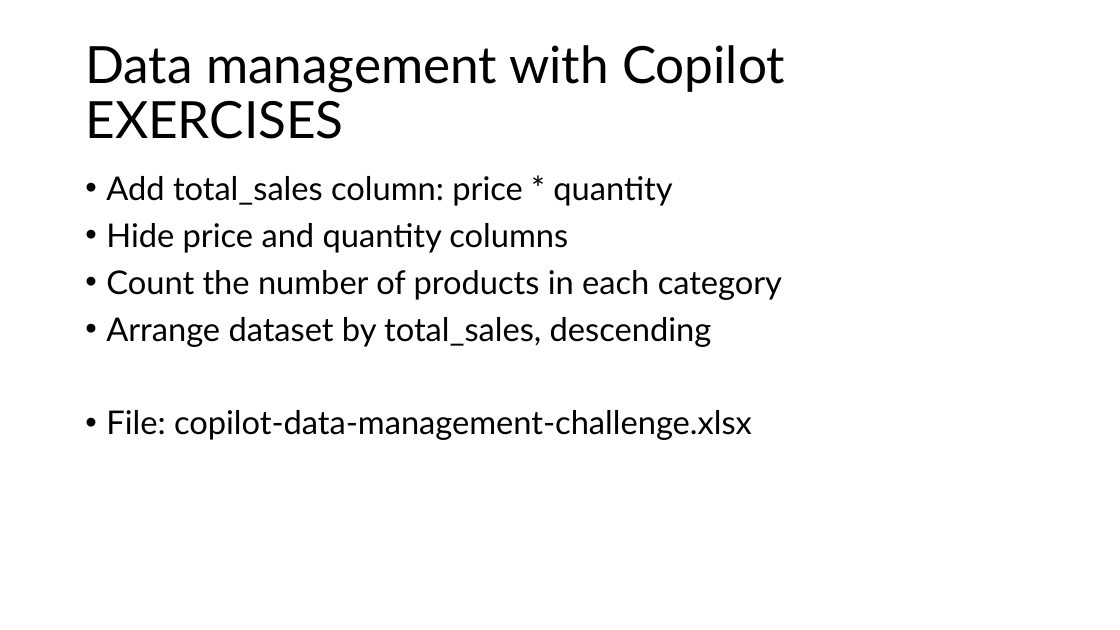
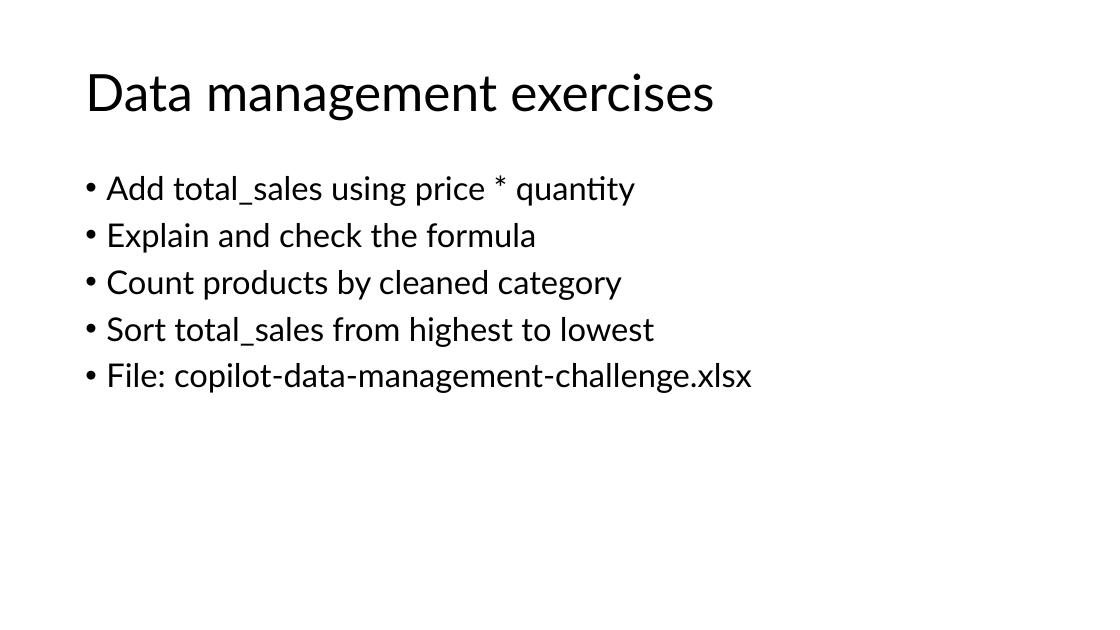
Before and after one commit to stringfestdata/complianceiq-intro-to-copilot-in-excel, a slide deck: slide 10 of complianceiq-intro-to-copilot-in-excel.pptx (slide 9 before the commit). Drawn at 1120x630 pixels with LibreOffice and Linux fonts; fonts in the diff are those of the drawing. Boxes give left, top, right and bottom in pixels: in the first picture for what was removed or moved away, otherwise in the second. Text is boxed around its words. In the diff, an @@ line names an element or a change of style, - is before the commit and + after.

```diff
--- a/complianceiq-intro-to-copilot-in-excel.pptx
+++ b/complianceiq-intro-to-copilot-in-excel.pptx
@@ title at (85,73,714,120): text changed @@
-Data management with Copilot EXERCISES
+Data management exercises
@@ text at (106,176,654,347): text changed @@
-• Add total_sales column: price * quantity
-• Hide price and quantity columns
-• Count the number of products in each category
-• Arrange dataset by total_sales, descending
+• Add total_sales using price * quantity
+• Explain and check the formula
+• Count products by cleaned category
+• Sort total_sales from highest to lowest
```
Also in this commit, not shown: 6 other slides changed, 5 slides added, 2 slides removed, 6 other files.
